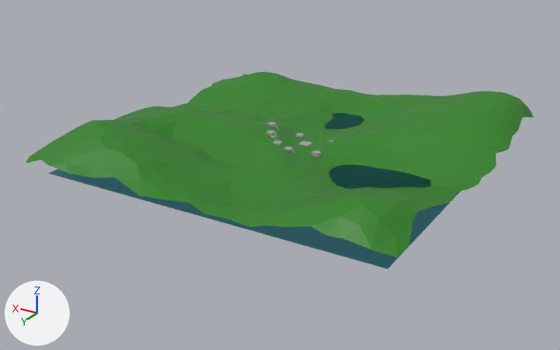
The Blender file Blender Models/Landscape/landscape.blend as it was, and as the next commit left it.
Camera for both pictures: a camera (50 mm lens) standing at (-104.0, 184.2, 80.9) and looking at (2.2, 7.2, -7.6). Lighting does not change. The marker at lower left points along +X, +Y and +Z.

Objects in the first picture: 'ground no path', 'water'.
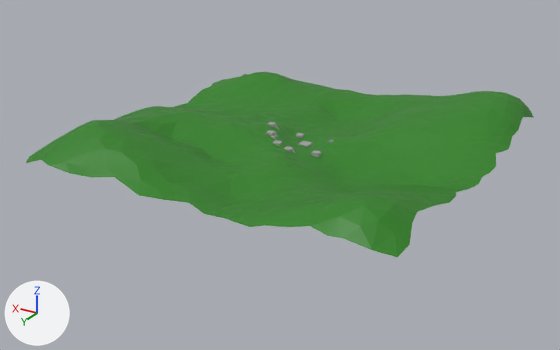
Changed parts and their boxes [x1, y1, x2, y2] in the pictures (560 x 350 px):
```json
{"object": "water", "change": "deleted", "before": [49, 113, 460, 269]}
```

The change, as JSON lines over the scene's bpy script:
```json
{"op": "remove", "block": "ob_water", "code": ["ob_water = bpy.data.objects.new('water', me_plane_002)", "ob_water.location = (0.0, 0.0, -1.9)", "ob_water.scale = (50.0, 50.0, 50.0)"]}
```
